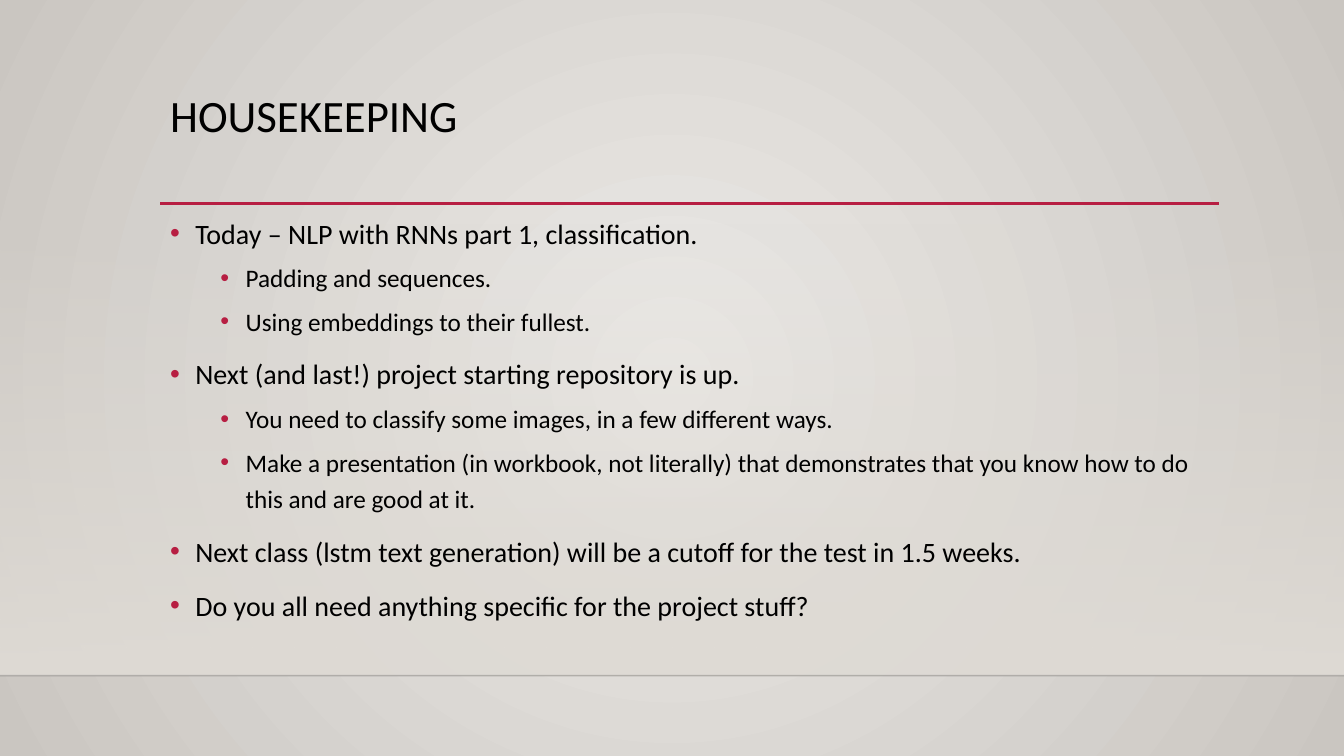
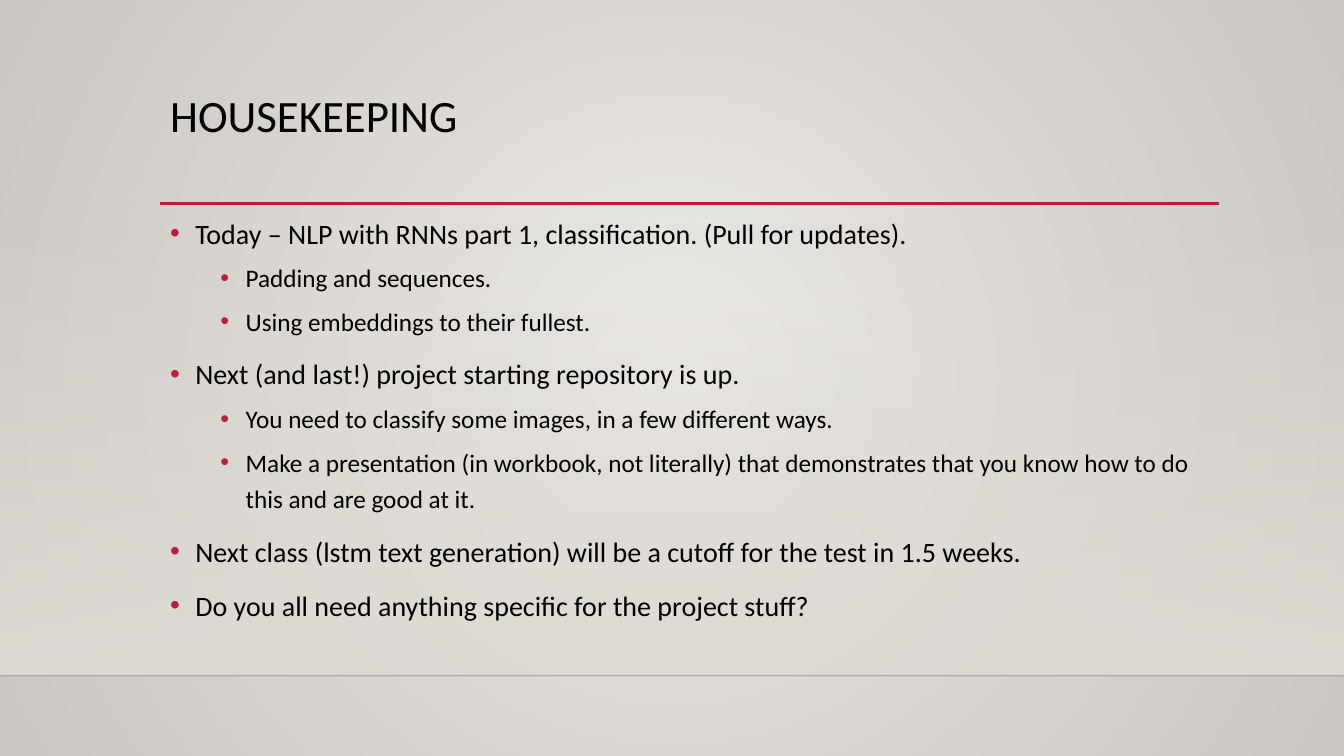
Before and after one commit to AkeemSemperDataScience/Intro_to_Machine_Learning_Students, a slide deck: slide 1 of reference_content/Slides/TORCH_nlp.pptx. Drawn at 1344x756 pixels with LibreOffice and Linux fonts; fonts in the diff are those of the drawing; background and template pictures are left out. Boxes give left, top, right and bottom in pixels: in the first picture for what was removed or moved away, otherwise in the second. Text is boxed around its words. In the diff, an @@ line names an element or a change of style, - is before the commit and + after.

```diff
--- a/reference_content/Slides/TORCH_nlp.pptx
+++ b/reference_content/Slides/TORCH_nlp.pptx
@@ text at (195, 223, 906, 249): text changed @@
-• Today – NLP with RNNs part 1, classification.
+• Today – NLP with RNNs part 1, classification. (Pull for updates).
```
Also in this commit, not shown: 4 other files.
